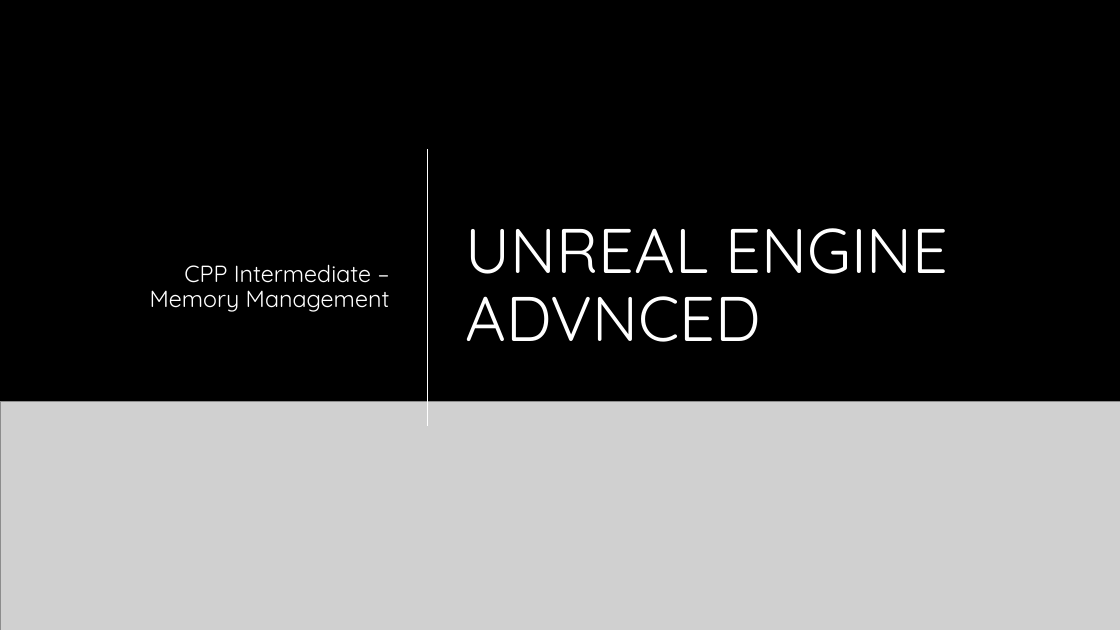
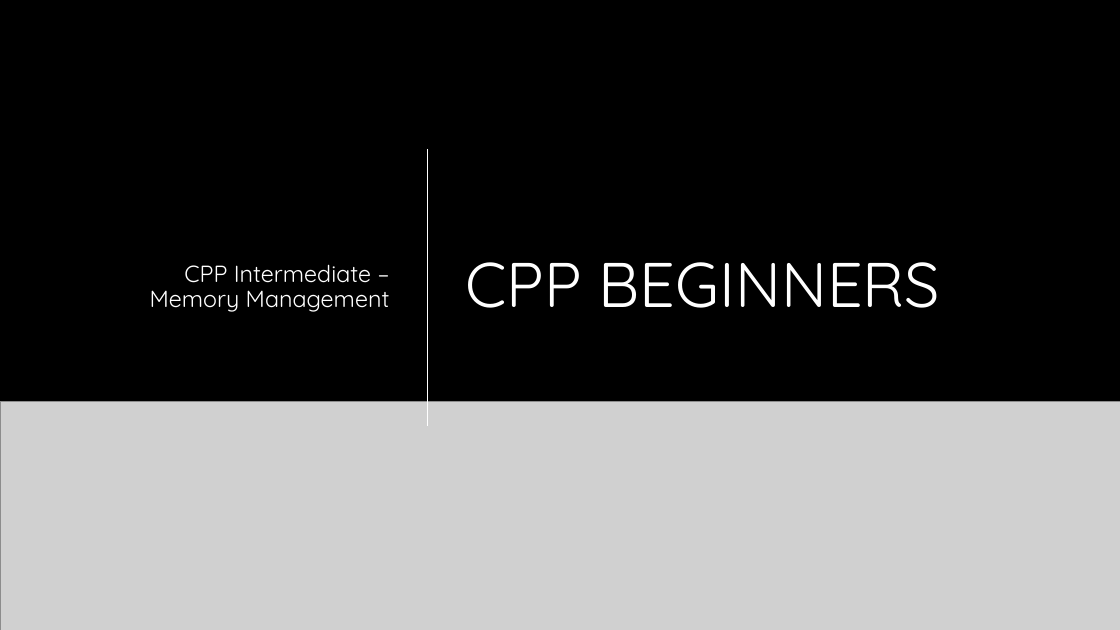
Before and after one commit to shachash1984/Tiltan_UnrealEngineCourse, a slide deck: slide 1 of Classes/Class_6/CPP_MemoryManagement.pptx. Drawn at 1120x630 pixels with LibreOffice and Linux fonts; fonts in the diff are those of the drawing; grey boxes stand for pictures; background and template pictures are left out. Boxes give left, top, right and bottom in pixels: in the first picture for what was removed or moved away, otherwise in the second. Text is boxed around its words. In the diff, an @@ line names an element or a change of style, - is before the commit and + after.

```diff
--- a/Classes/Class_6/CPP_MemoryManagement.pptx
+++ b/Classes/Class_6/CPP_MemoryManagement.pptx
@@ title at [466, 262, 940, 308]: text changed @@
-UNREAL ENGINE ADVNCED
+CPP BEGINNERS
```
Also in this commit, not shown: 22 other files.
